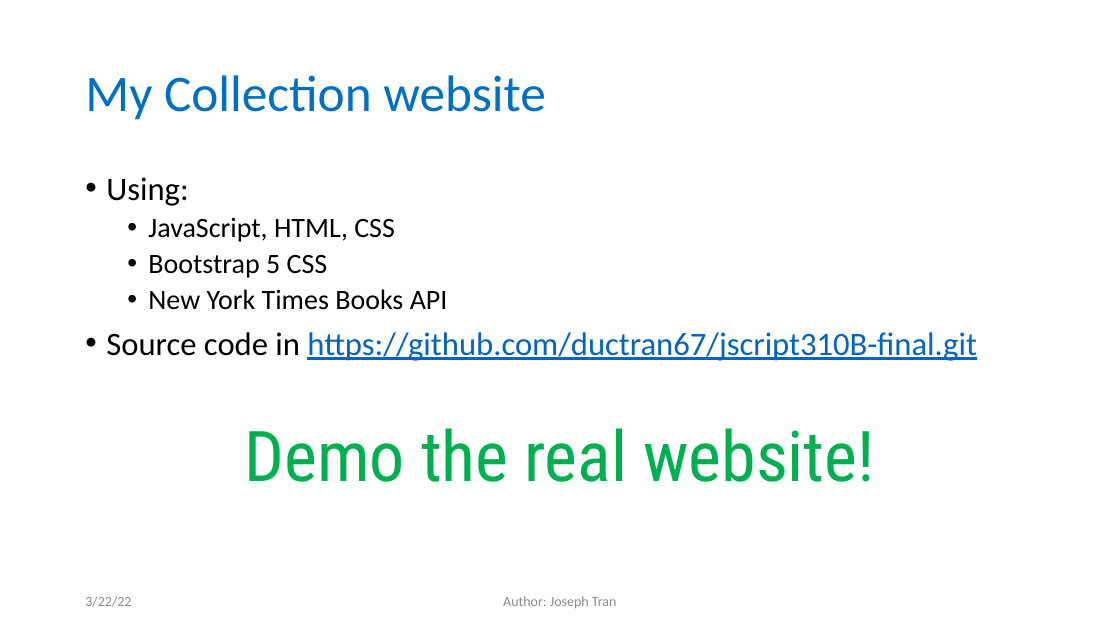
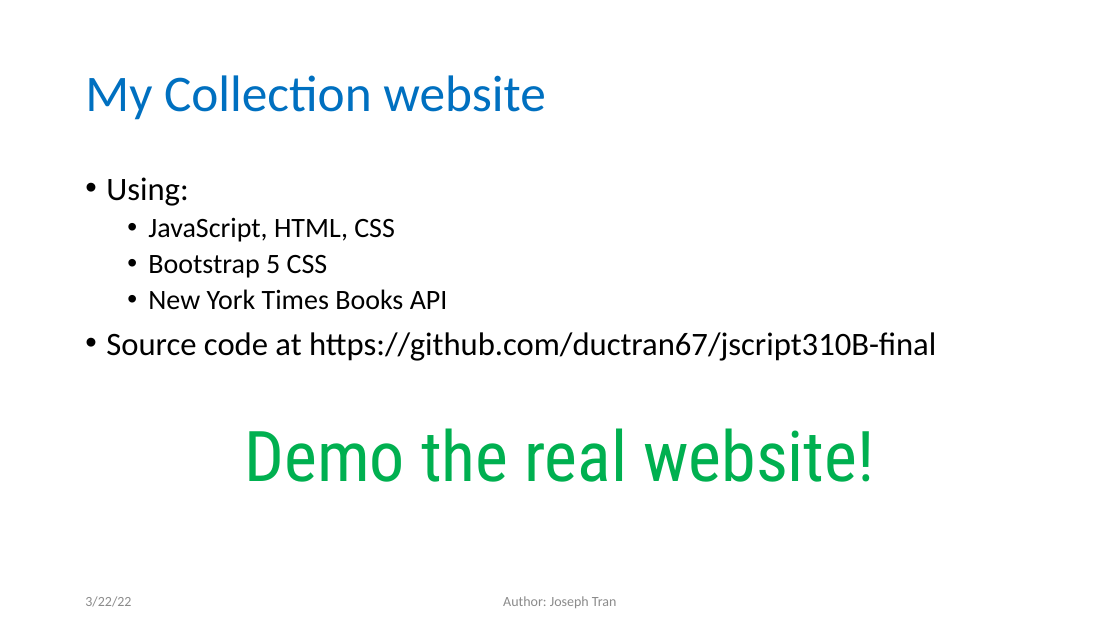
Before and after one commit to ductran67/jscript310B-final, a slide deck: slide 8 of MyCollection.pptx. Drawn at 1120x630 pixels with LibreOffice and Linux fonts; fonts in the diff are those of the drawing. Boxes give left, top, right and bottom in pixels: in the first picture for what was removed or moved away, otherwise in the second. Text is boxed around its words. In the diff, an @@ line names an element or a change of style, - is before the commit and + after.

```diff
--- a/MyCollection.pptx
+++ b/MyCollection.pptx
@@ text at (106, 332, 936, 361): text changed; text colour #0563C1 to #000000 @@
-• Source code in https://github.com/ductran67/jscript310B-final.git
+• Source code at https://github.com/ductran67/jscript310B-final
```
Also in this commit, not shown: 2 other slides changed, 3 other files.
